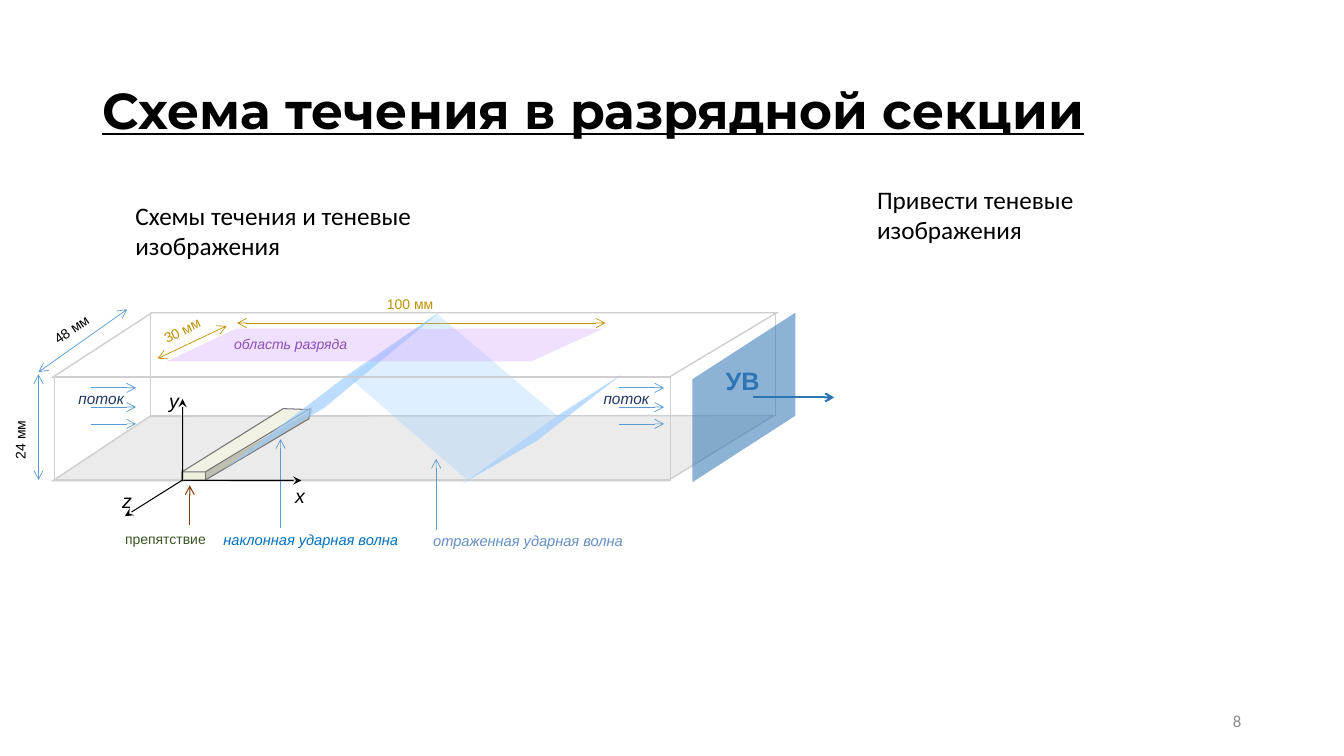
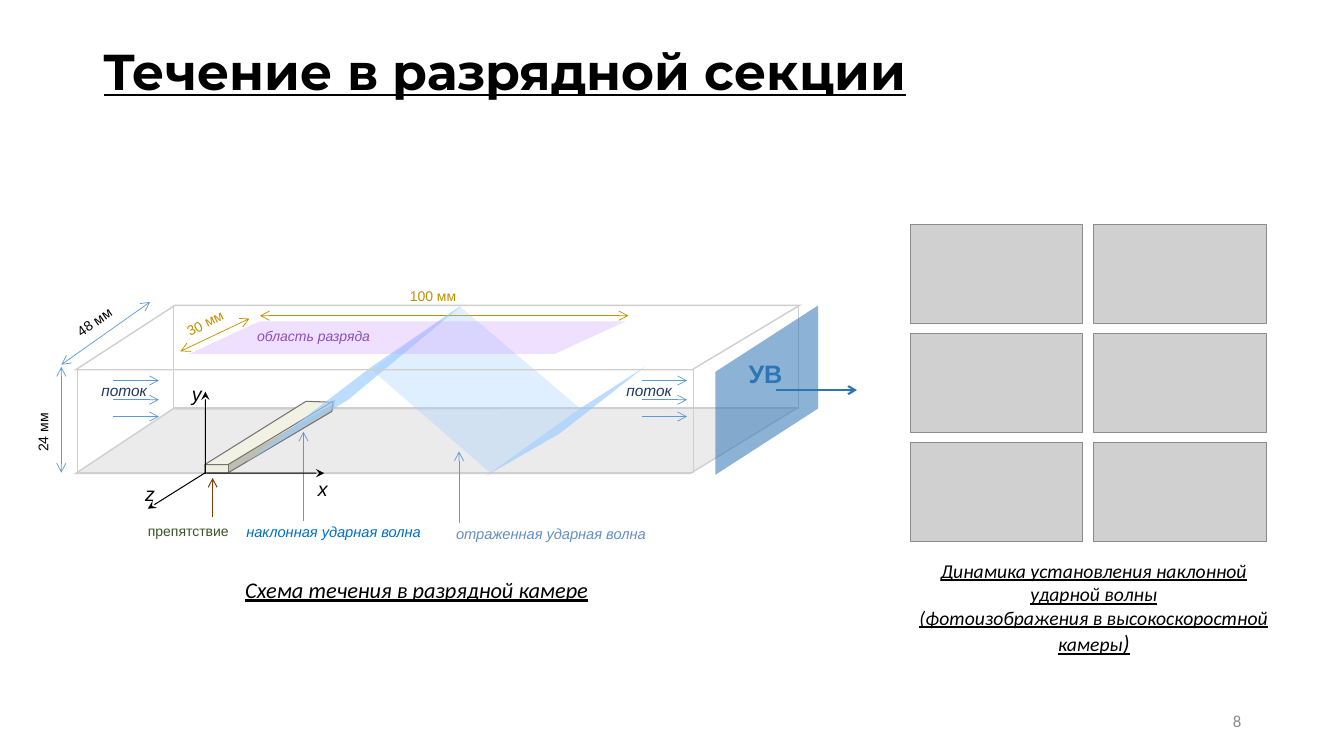
Before and after one commit to ulanich/msu, a slide deck: slide 8 of МАГ.ДИСС/предзащита.pptx. Drawn at 1344x756 pixels with LibreOffice and Linux fonts; fonts in the diff are those of the drawing; grey boxes stand for pictures. Boxes give left, top, right and bottom in pixels: in the first picture for what was removed or moved away, otherwise in the second. Text is boxed around its words. In the diff, an @@ line names an element or a change of style, - is before the commit and + after.

```diff
--- a/МАГ.ДИСС/предзащита.pptx
+++ b/МАГ.ДИСС/предзащита.pptx
@@ title at (104,52,906,100): text changed @@
-Схема течения в разрядной секции
+Течение в разрядной секции
@@ text removed at (135,208,411,259) @@
-Схемы течения и теневые изображения
@@ text removed at (877,192,1073,243) @@
-Привести теневые изображения
@@ arrow moved from (619, 388) - (664, 388) to (641, 380) - (688, 380) @@
@@ 2 texts, 2 arrows: place and size @@
-2 texts, 2 arrows at (59,318,664,547)
+2 texts, 2 arrows at (81,313,688,539)
@@ arrow moved from (619, 424) - (664, 424) to (641, 416) - (688, 416) @@
@@ 8 texts, 5 freeform shapes, 3 arrows, 2 double arrows, 2 rectangles, 1 parallelogram: place and size @@
-8 texts, 5 freeform shapes, 3 arrows, 2 double arrows, 2 rectangles, 1 parallelogram at (13,299,835,548)
+8 texts, 5 freeform shapes, 3 arrows, 2 double arrows, 2 rectangles, 1 parallelogram at (36,291,857,540)
@@ group added at (910,225,1266,541): 6 pictures @@
@@ 6 arrows, 4 texts, 2 double arrows, 2 freeform shapes: place and size @@
-6 arrows, 4 texts, 2 double arrows, 2 freeform shapes at (38,310,760,549)
+6 arrows, 4 texts, 2 double arrows, 2 freeform shapes at (62,302,783,542)
@@ text added at (919,564,1268,655), 14 pt, text #000000, italic, underline @@
+Динамика установления наклонной ударной волны
+(фотоизображения в высокоскоростной камеры)
@@ text added at (245,583,588,602), 16 pt, text #000000, italic, underline @@
+Схема течения в разрядной камере
```
Also in this commit, not shown: 12 other slides changed, 2 slides added, 2 slides removed.
